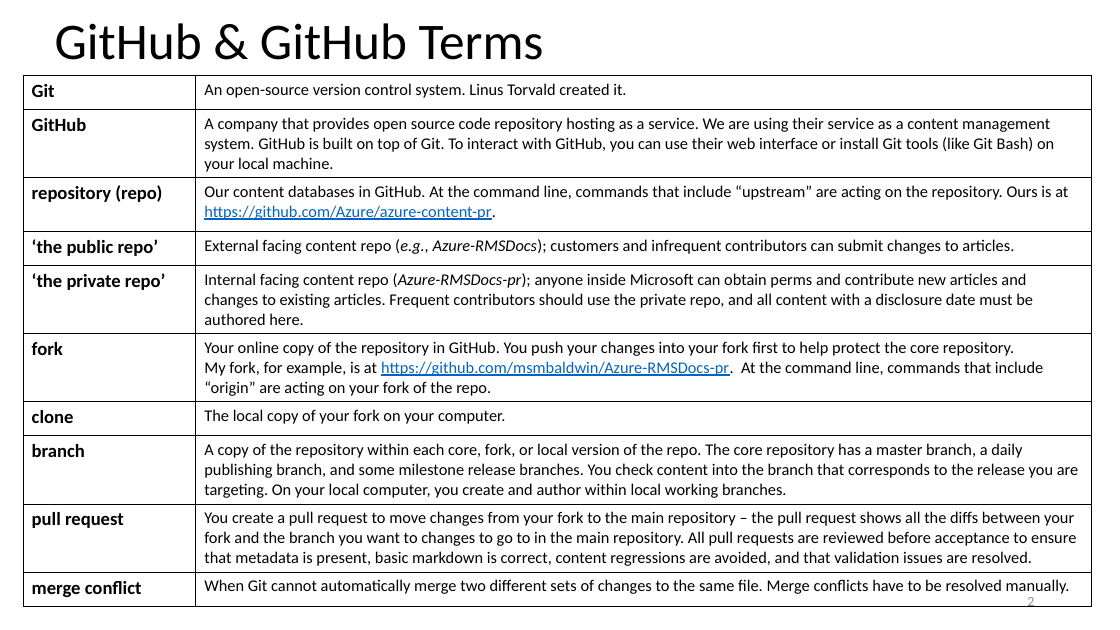
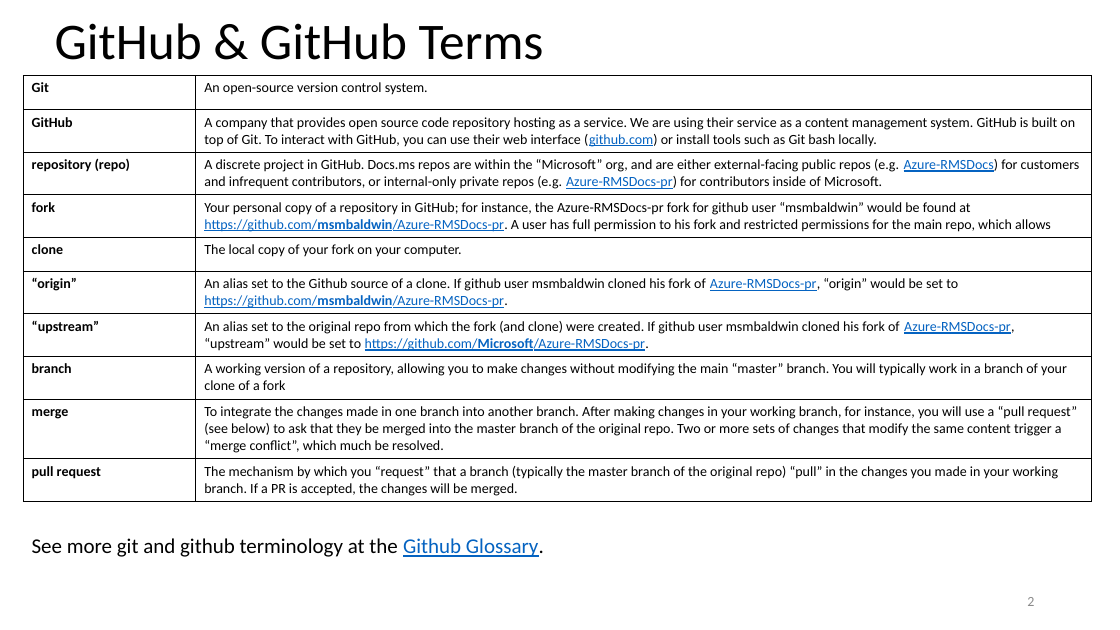
Before and after one commit to karthikaraman/Docs, a slide deck: slide 2 of Training/git-github-workflow-training.pptx. Drawn at 1120x630 pixels with LibreOffice and Linux fonts; fonts in the diff are those of the drawing. Boxes give left, top, right and bottom in pixels: in the first picture for what was removed or moved away, otherwise in the second. Text is boxed around its words. In the diff, an @@ line names an element or a change of style, - is before the commit and + after.

```diff
--- a/Training/git-github-workflow-training.pptx
+++ b/Training/git-github-workflow-training.pptx
@@ table at bbox=[24, 76, 1092, 500] @@
-row 1: Git | An open-source version control system. Linus Torvald created it.
-row 2: GitHub | A company that provides open source code repository hosting as a service. We are using their service as a content management system. GitHub is built on top of Git. To interact with GitHub, you can use their web interface or install Git tools (like Git Bash) on your local machine.
-row 3: repository (repo) | Our content databases in GitHub. At the command line, commands that include “upstream” are acting on the repository. Ours is at https://github.com/Azure/azure-content-pr.
-row 4: ‘the public repo’ | External facing content repo (e.g., Azure-RMSDocs); customers and infrequent contributors can submit changes to articles.
-row 5: ‘the private repo’ | Internal facing content repo (Azure-RMSDocs-pr); anyone inside Microsoft can obtain perms and contribute new articles and changes to existing articles. Frequent contributors should use the private repo, and all content with a disclosure date must be authored here.
-row 6: fork | Your online copy of the repository in GitHub. You push your changes into your fork first to help protect the core repository. My fork, for example, is at https://github.com/msmbaldwin/Azure-RMSDocs-pr. At the command line, commands that include “origin” are acting on your fork of the repo.
+row 1: Git | An open-source version control system.
+row 2: GitHub | A company that provides open source code repository hosting as a service. We are using their service as a content management system. GitHub is built on top of Git. To interact with GitHub, you can use their web interface (github.com) or install tools such as Git bash locally.
+row 3: repository (repo) | A discrete project in GitHub. Docs.ms repos are within the “Microsoft” org, and are either external-facing public repos (e.g. Azure-RMSDocs) for customers and infrequent contributors, or internal-only private repos (e.g. Azure-RMSDocs-pr) for contributors inside of Microsoft.
+row 4: fork | Your personal copy of a repository in GitHub; for instance, the Azure-RMSDocs-pr fork for github user “msmbaldwin” would be found at https://github.com/msmbaldwin/Azure-RMSDocs-pr. A user has full permission to his fork and restricted permissions for the main repo, which allows
-row 8: branch | A copy of the repository within each core, fork, or local version of the repo. The core repository has a master branch, a daily publishing branch, and some milestone release branches. You check content into the branch that corresponds to the release you are targeting. On your local computer, you create and author within local working branches.
-row 9: pull request | You create a pull request to move changes from your fork to the main repository – the pull request shows all the diffs between your fork and the branch you want to changes to go to in the main repository. All pull requests are reviewed before acceptance to ensure that metadata is present, basic markdown is correct, content regressions are avoided, and that validation issues are resolved.
-row 10: merge conflict | When Git cannot automatically merge two different sets of changes to the same file. Merge conflicts have to be resolved manually.
+row 6: “origin” | An alias set to the Github source of a clone. If github user msmbaldwin cloned his fork of Azure-RMSDocs-pr, “origin” would be set to https://github.com/msmbaldwin/Azure-RMSDocs-pr.
+row 7: “upstream” | An alias set to the original repo from which the fork (and clone) were created. If github user msmbaldwin cloned his fork of Azure-RMSDocs-pr, “upstream” would be set to https://github.com/Microsoft/Azure-RMSDocs-pr.
+row 8: branch | A working version of a repository, allowing you to make changes without modifying the main “master” branch. You will typically work in a branch of your clone of a fork
+row 9: merge | To integrate the changes made in one branch into another branch. After making changes in your working branch, for instance, you will use a “pull request” (see below) to ask that they be merged into the master branch of the original repo. Two or more sets of changes that modify the same content trigger a “merge conflict”, which much be resolved.
+row 10: pull request | The mechanism by which you “request” that a branch (typically the master branch of the original repo) “pull” in the changes you made in your working branch. If a PR is accepted, the changes will be merged.
@@ size 16 to 12 pt in "Git", "GitHub", "repository (repo)", "branch" @@
@@ text added at bbox=[32, 538, 544, 557], 18 pt, text #000000 @@
+See more git and github terminology at the Github Glossary.
```
Also in this commit, not shown: 1 other slide changed, 1 slide removed.
